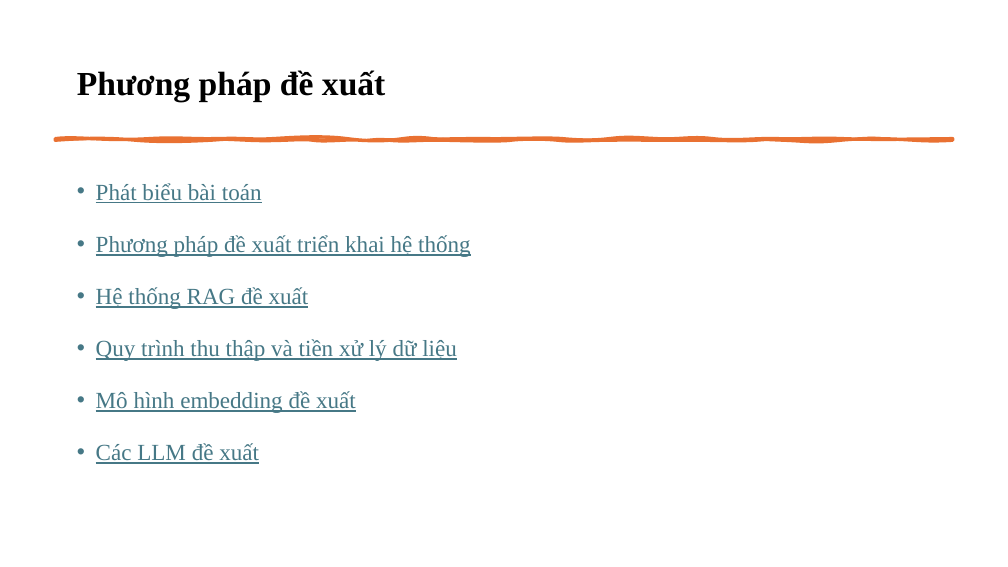
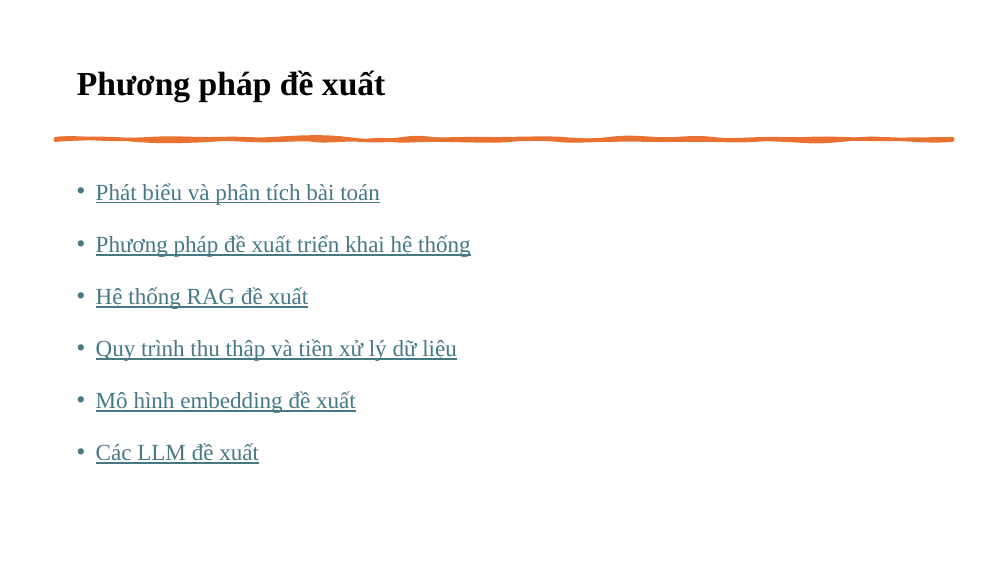
Before and after one commit to ngovanuc/Vietnamese_History_Chatbot, a slide deck: slide 8 of documents/slide bao cao.pptx. Drawn at 1008x567 pixels with LibreOffice and Linux fonts; fonts in the diff are those of the drawing. Boxes give left, top, right and bottom in pixels: in the first picture for what was removed or moved away, otherwise in the second. Text is boxed around its words. In the diff, an @@ line names an element or a change of style, - is before the commit and + after.

Commit message:
Update file slide

```diff
--- a/documents/slide bao cao.pptx
+++ b/documents/slide bao cao.pptx
@@ text at <box>96,183,380,205</box>: text changed @@
-• Phát biểu bài toán
+• Phát biểu và phân tích bài toán
```
Also in this commit, not shown: 21 other slides changed.
